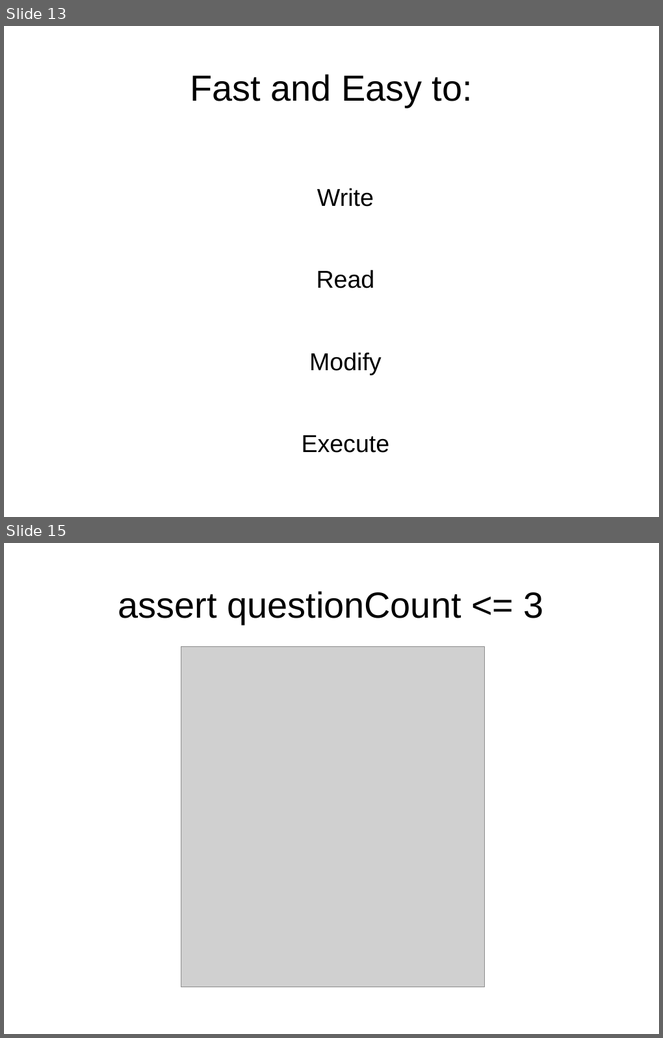
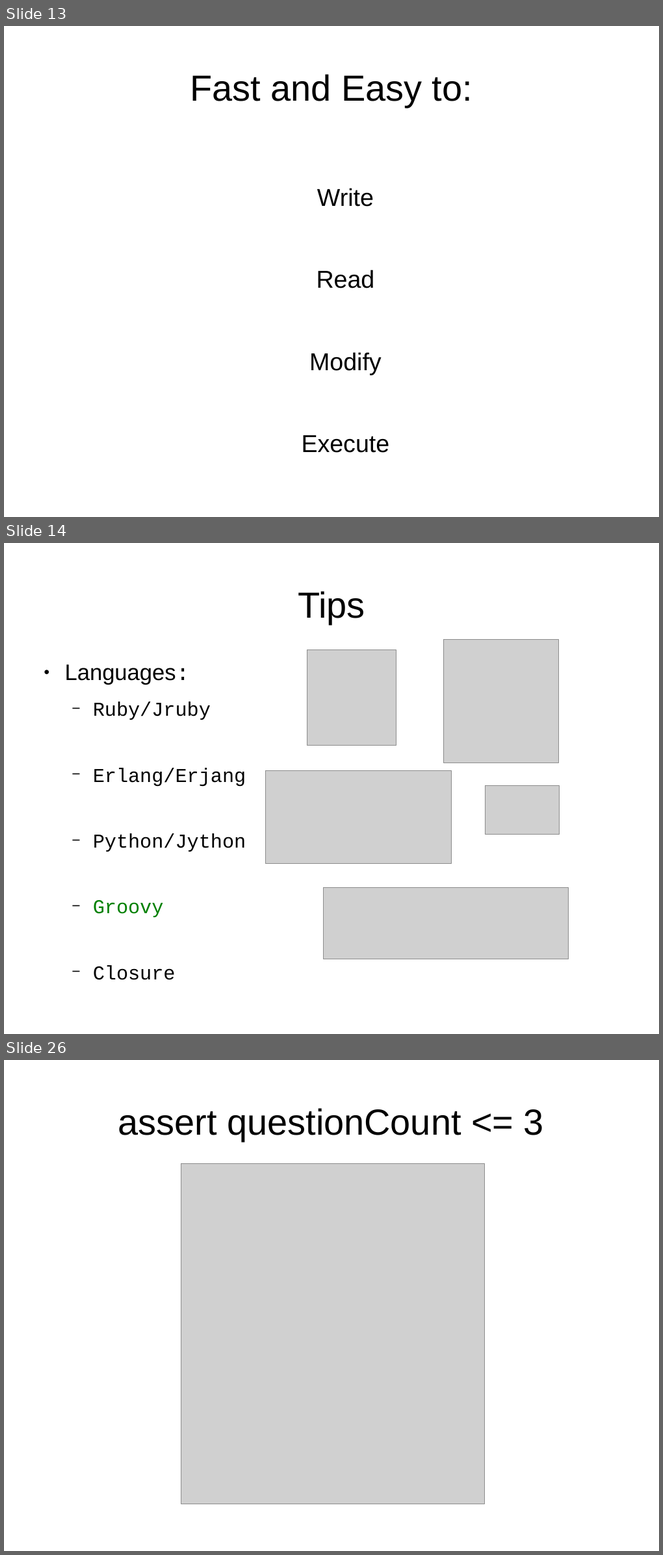
Before and after one commit to wesamhaboush/unittesting-techniques, a slide deck: pres.odp. Shown one above the other, each under a label of ours: slides 13 and 15 before the commit, slides 13, 14 and 26 after it; the slides between them are not shown. The pictures are 663x1038 and 663x1555 pixels, drawn with LibreOffice and Linux fonts; fonts in the diff are those of the drawing; grey boxes stand for pictures. Boxes give left, top, right and bottom in pixels: in the first picture for what was removed or moved away, otherwise in the second. Text is boxed around its words. In the diff, an @@ line names an element or a change of style, - is before the commit and + after.

```diff
--- a/pres.odp
+++ b/pres.odp
@@ slide 14 added at (4,543,659,1034), background #FFFFFF @@
@@ title added at (298,591,365,624), 44 pt, text #000000 @@
+Tips
@@ picture added at (444,639,559,763) @@
@@ picture added at (307,650,397,746) @@
@@ text added at (65,665,246,980), 23.8 pt, text #000000 @@
+● Languages:
+  − Ruby/Jruby
+  − Erlang/Erjang
+  − Python/Jython
+  − Groovy
+  − Closure
@@ picture added at (265,771,451,863) @@
@@ picture added at (486,786,560,834) @@
@@ picture added at (324,888,569,960) @@
@@ what was slide 15 is now slide 26 @@
```
Also in this commit, not shown: 2 slides changed, 10 other slides added, 1 other file.
